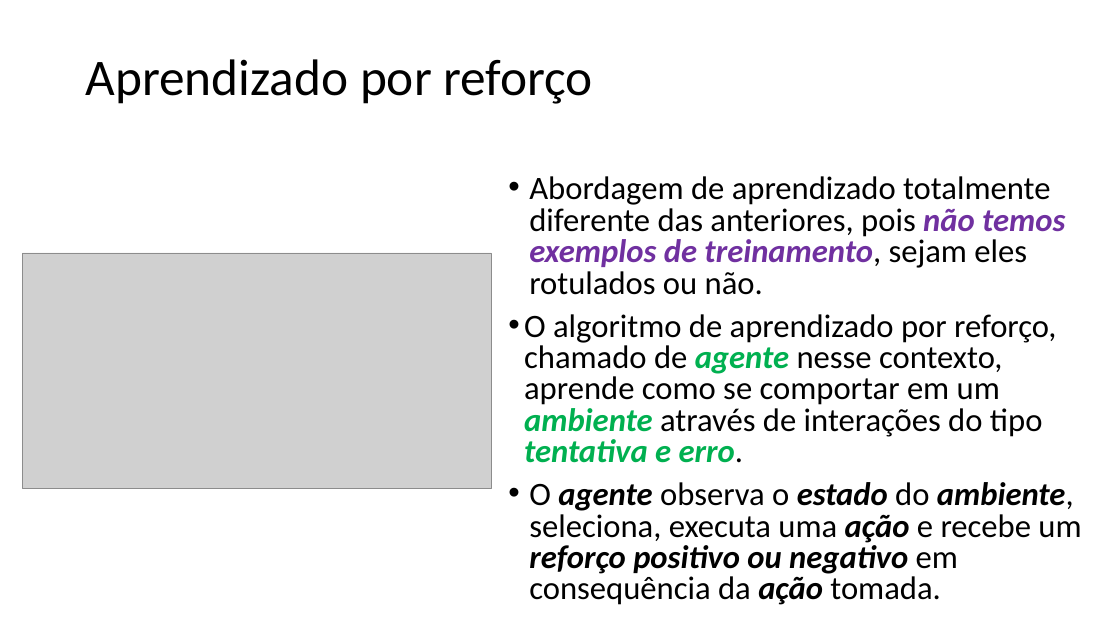
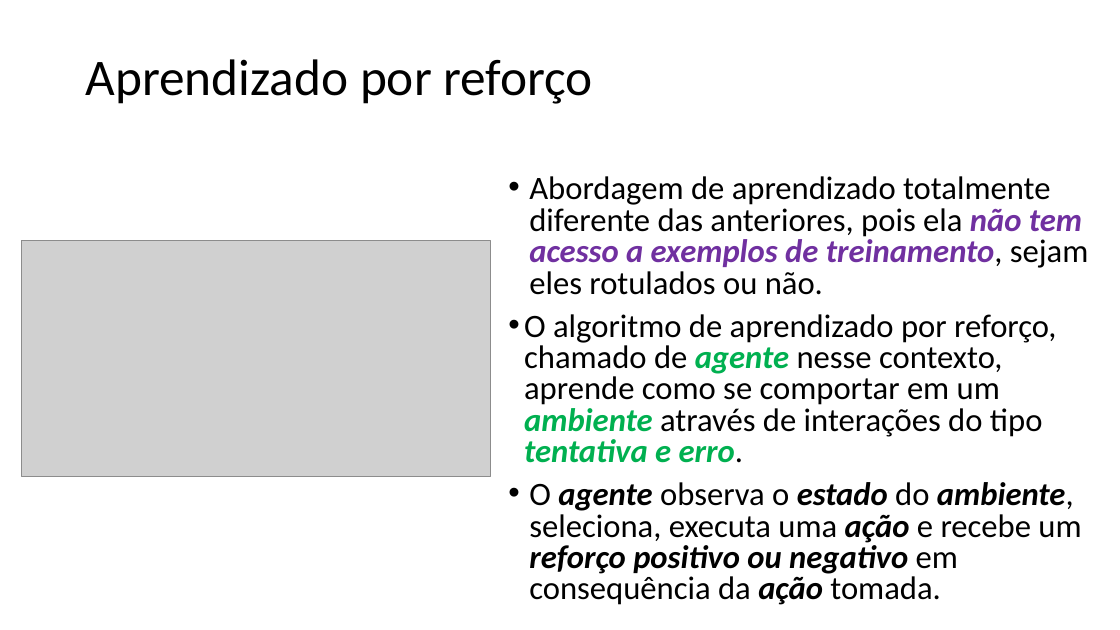
Before and after one commit to zz4fap/t319_aprendizado_de_maquina, a slide deck: slide 31 of slides/T319_Introdução.pptx (slide 30 before the commit). Drawn at 1120x630 pixels with LibreOffice and Linux fonts; fonts in the diff are those of the drawing; grey boxes stand for pictures. Boxes give left, top, right and bottom in pixels: in the first picture for what was removed or moved away, otherwise in the second. Text is boxed around its words. In the diff, an @@ line names an element or a change of style, - is before the commit and + after.

```diff
--- a/slides/T319_Introdução.pptx
+++ b/slides/T319_Introdução.pptx
@@ text at [529, 176, 1089, 295]: text changed @@
-• Abordagem de aprendizado totalmente diferente das anteriores, pois não temos exemplos de treinamento, sejam eles rotulados ou não.
+• Abordagem de aprendizado totalmente diferente das anteriores, pois ela não tem acesso a exemplos de treinamento, sejam eles rotulados ou não.
@@ picture: place and size @@
-picture at [23, 253, 492, 488]
+picture at [22, 241, 491, 476]
```
Also in this commit, not shown: 21 other slides changed, 3 slides added, 5 slides removed, 1 other file.
